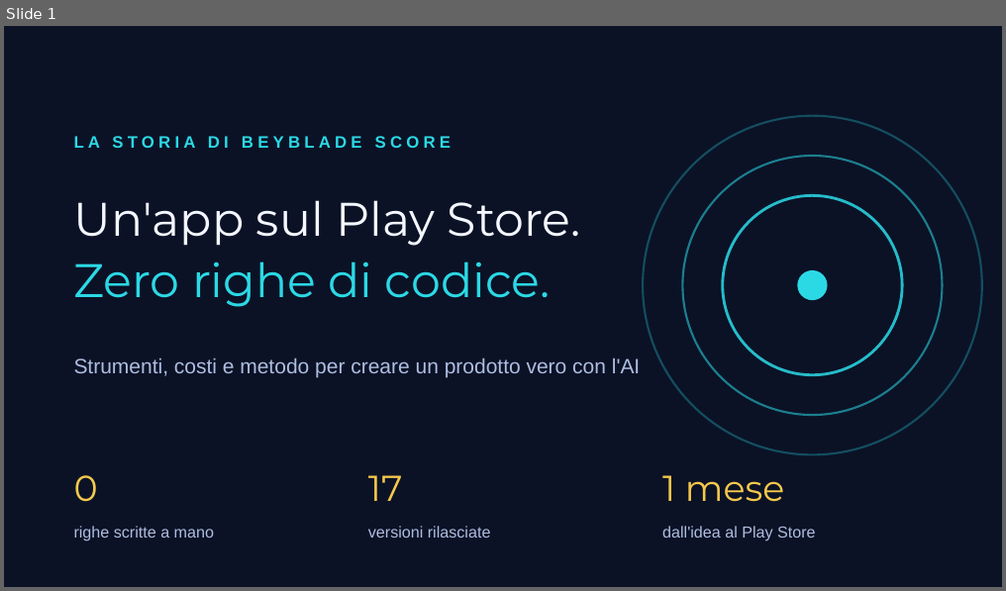
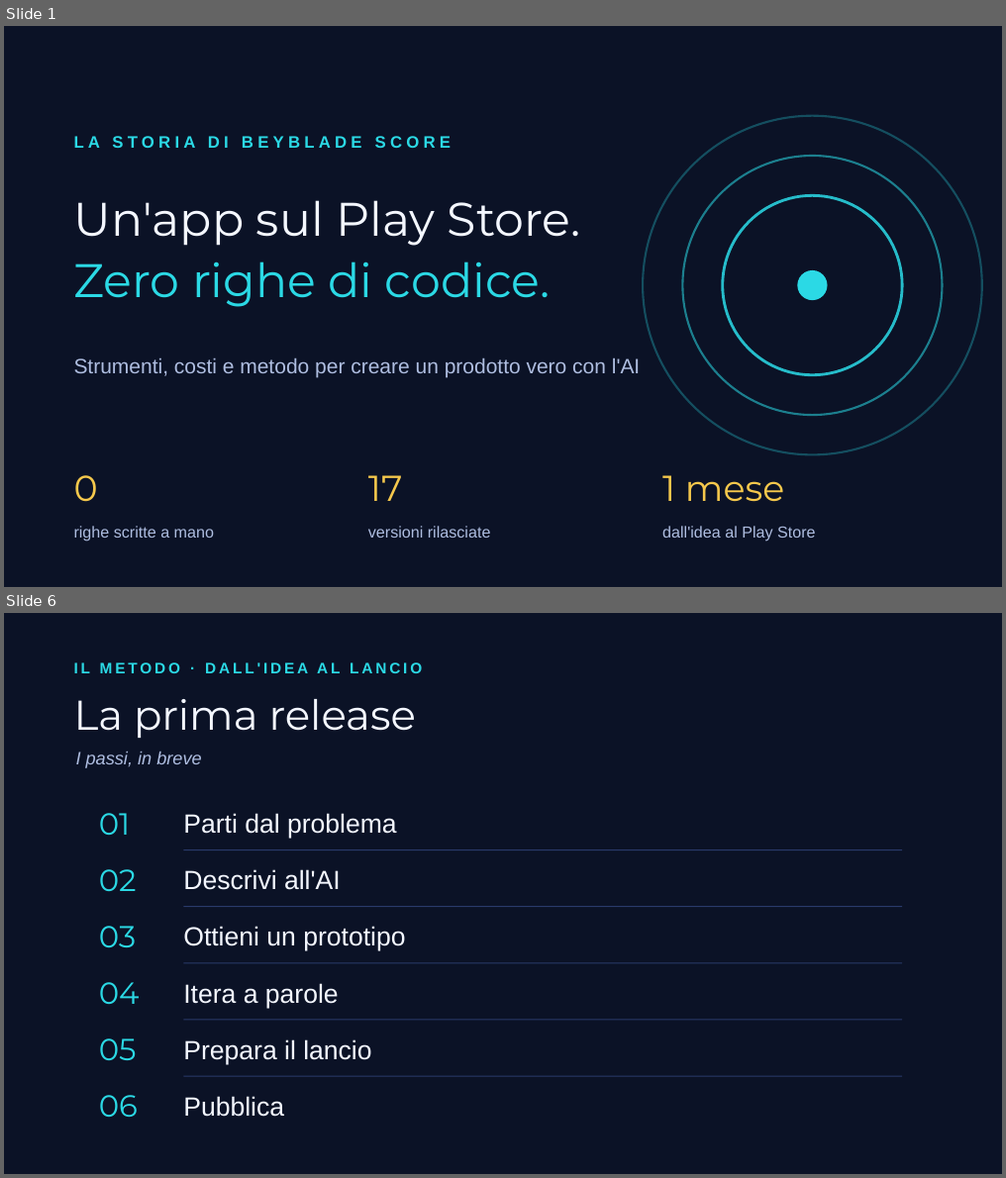
Before and after one commit to albertocabasvidani/beybladex-score, a slide deck: video/slide-video-ai.pptx. Shown one above the other, each under a label of ours: slide 1 before the commit, slides 1 and 6 after it; the slides between them are not shown. The pictures are 1006x591 and 1006x1178 pixels, drawn with LibreOffice and Linux fonts; fonts in the diff are those of the drawing. Boxes give left, top, right and bottom in pixels: in the first picture for what was removed or moved away, otherwise in the second. Text is boxed around its words. In the diff, an @@ line names an element or a change of style, - is before the commit and + after.

```diff
--- a/video/slide-video-ai.pptx
+++ b/video/slide-video-ai.pptx
@@ slide 6 added at (4, 613, 1002, 1174), background #0B1226 @@
@@ text added at (74, 663, 422, 673), 11 pt, text #2BD9E5, bold @@
+IL METODO · DALL'IDEA AL LANCIO
@@ text added at (74, 699, 416, 738), 30 pt, text #F4F7FF @@
+La prima release
@@ text added at (76, 752, 201, 768), 13 pt, text #AEBDE0, italic @@
+I passi, in breve
@@ text added at (99, 813, 130, 835), 22 pt, text #2BD9E5 @@
+01
@@ text added at (183, 813, 397, 839), 19 pt, text #F4F7FF @@
+Parti dal problema
@@ text added at (99, 869, 137, 891), 22 pt, text #2BD9E5 @@
+02
@@ line added from (183, 851) to (902, 851), #2A3A6B 0.75 pt @@
@@ text added at (183, 869, 341, 890), 19 pt, text #F4F7FF @@
+Descrivi all'AI
@@ line added from (183, 906) to (902, 906), #2A3A6B 0.75 pt @@
@@ text added at (99, 926, 136, 948), 22 pt, text #2BD9E5 @@
+03
@@ text added at (183, 926, 405, 952), 19 pt, text #F4F7FF @@
+Ottieni un prototipo
@@ line added from (183, 963) to (902, 963), #2A3A6B 0.75 pt @@
@@ text added at (99, 982, 140, 1004), 22 pt, text #2BD9E5 @@
+04
@@ text added at (183, 983, 339, 1008), 19 pt, text #F4F7FF @@
+Itera a parole
@@ line added from (183, 1020) to (902, 1020), #2A3A6B 0.75 pt @@
@@ text added at (99, 1039, 137, 1060), 22 pt, text #2BD9E5 @@
+05
@@ text added at (183, 1040, 371, 1064), 19 pt, text #F4F7FF @@
+Prepara il lancio
@@ line added from (183, 1076) to (902, 1076), #2A3A6B 0.75 pt @@
@@ text added at (99, 1095, 138, 1117), 22 pt, text #2BD9E5 @@
+06
@@ text added at (183, 1096, 284, 1117), 19 pt, text #F4F7FF @@
+Pubblica
```
Also in this commit, not shown: 6 slides changed, 5 other slides added, 1 other file.
